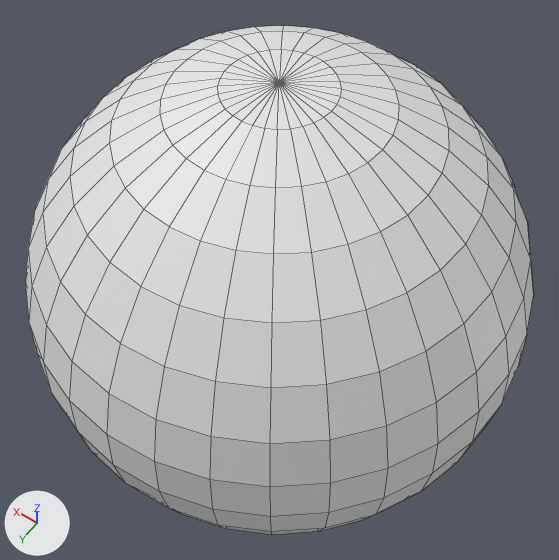
An edit to the Blender file DirectXGame/Resources/Skydome/SkyDome.blend, drawn before and after from the same camera.
Both versions are drawn from a 50 mm lens placed at (-1034.0, 1448.0, 2276.0), pointed at (0.0, 0.0, 0.0). Every picture has the same lights, and +X, +Y and +Z are marked at lower left. Mesh edges are drawn as thin lines.

Script lines for the objects in view, before the commit:
```python
me_球 = bpy.data.meshes.new('球')
me_球.from_pydata(...)  # a UV sphere (32 segments, 16 rings, poles along z) spanning x -900.0..900.0, y -900.0..900.0, z -900.0..900.0
ob_球 = bpy.data.objects.new('球', me_球)
ob_球.location = (0.0, 0.0, 0.0)
```
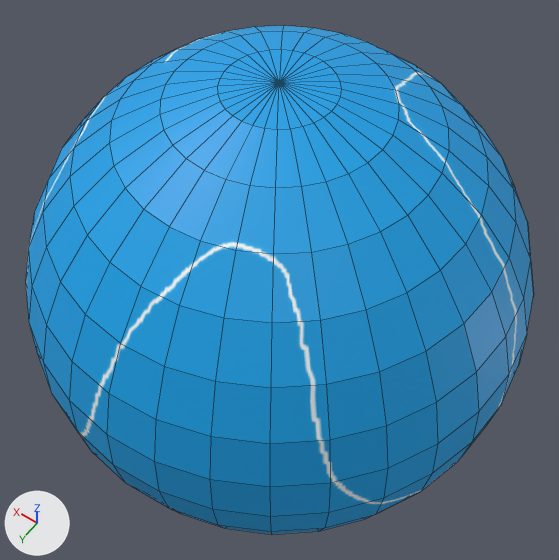
Location of each change, [x1, y1, x2, y2] in pixels of the pictures (559 x 560 px):
'球', recoloured (white to blue)
    both: [25, 26, 534, 534]

The change in detail:
Picture 'Skydome.png' (img_skydome_png) is new.
Material 'Skydome' (mat_skydome) is new.
Its texture is img_skydome_png.
me_球 has 482 vertices, 512 faces and spans x -900.0..900.0, y -900.0..900.0, z -900.0..900.0.
me_球 now uses material mat_skydome (picture img_skydome_png).
